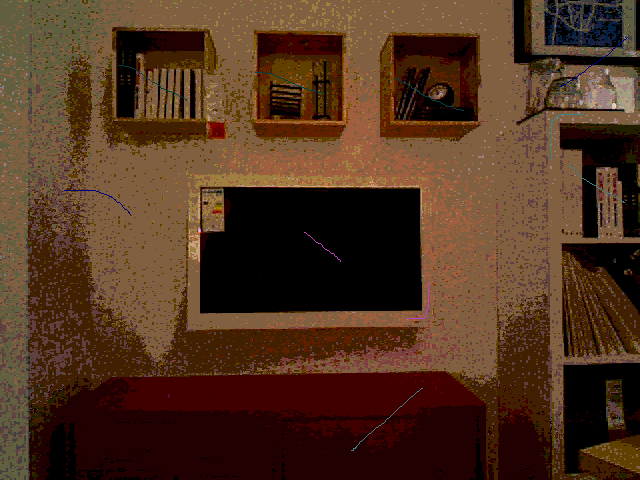
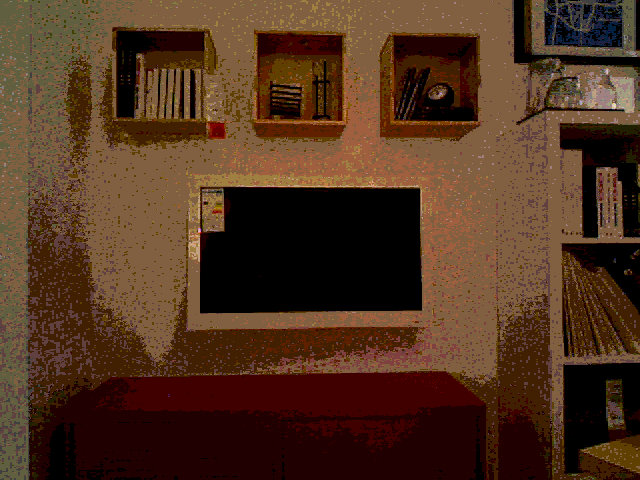
Comparing the layer stacks of the two 640x480 images. Changes:
removed layer "Layer #1" over 64, 37, 628, 451
